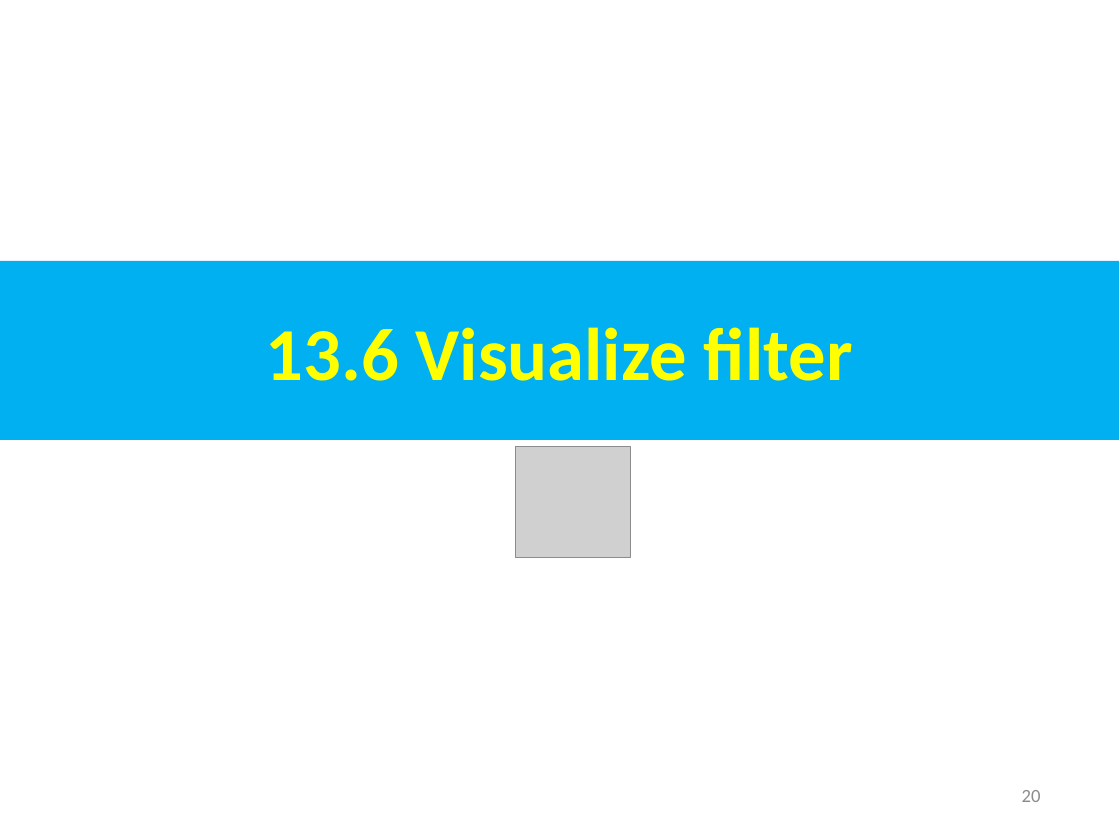
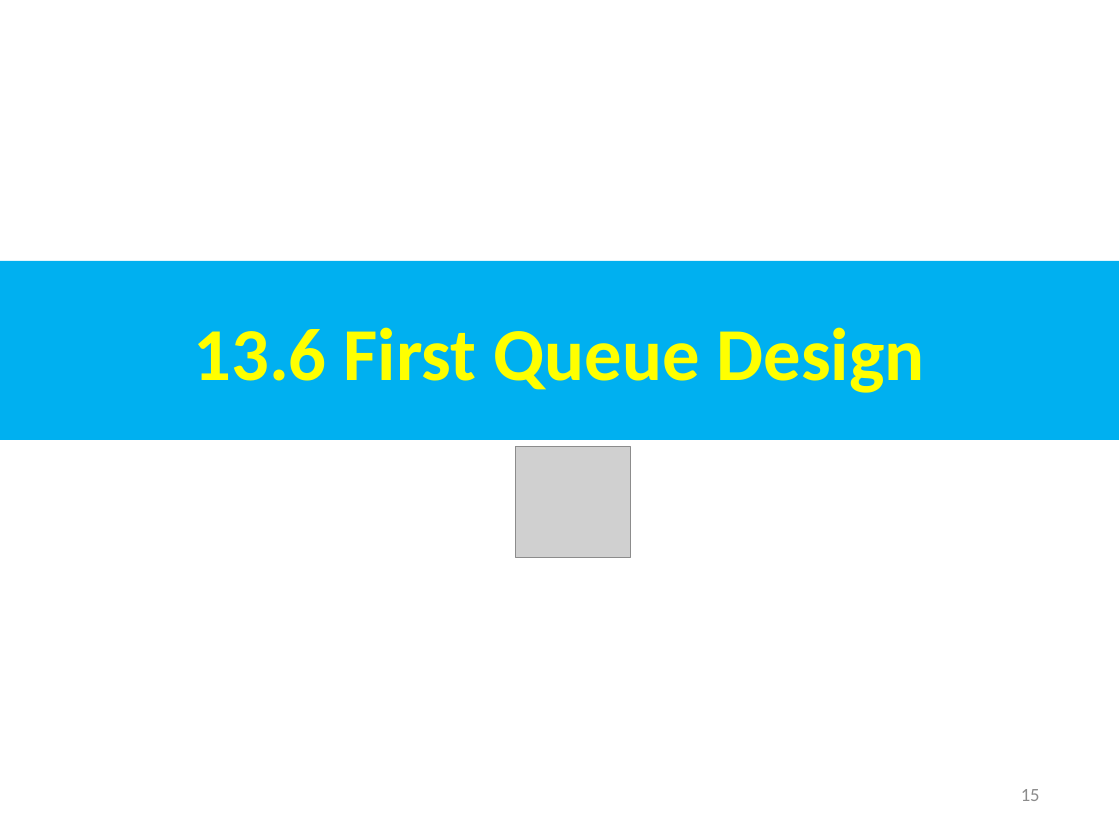
Before and after one commit to peterhchen/AIU_CS800_Chisel, a slide deck: slide 15 of 500_UCSC_HWD/013_Queue/001_Video/013.Queue.ppt (slide 20 before the commit). Drawn at 1120x840 pixels with LibreOffice and Linux fonts; fonts in the diff are those of the drawing; grey boxes stand for pictures. Boxes give left, top, right and bottom in pixels: in the first picture for what was removed or moved away, otherwise in the second. Text is boxed around its words. In the diff, an @@ line names an element or a change of style, - is before the commit and + after.

```diff
--- a/500_UCSC_HWD/013_Queue/001_Video/013.Queue.ppt
+++ b/500_UCSC_HWD/013_Queue/001_Video/013.Queue.ppt
@@ text in rectangle at (193, 327, 925, 393): text changed @@
-13.6 Visualize filter
+13.6 First Queue Design
@@ page number at (1021, 789, 1040, 801): text changed @@
-20
+15
```
Also in this commit, not shown: 20 other slides changed, 7 slides added, 30 slides removed.
